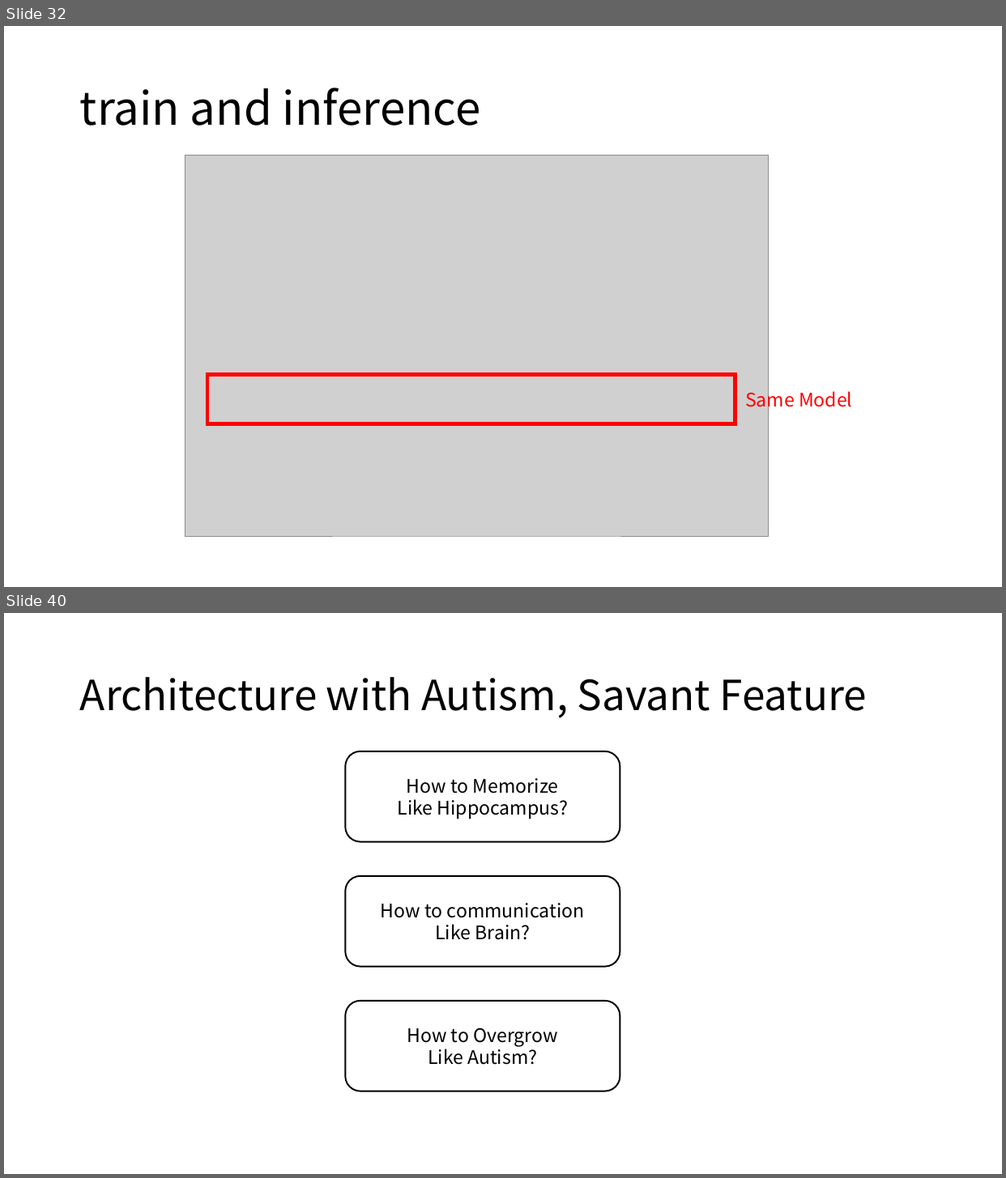
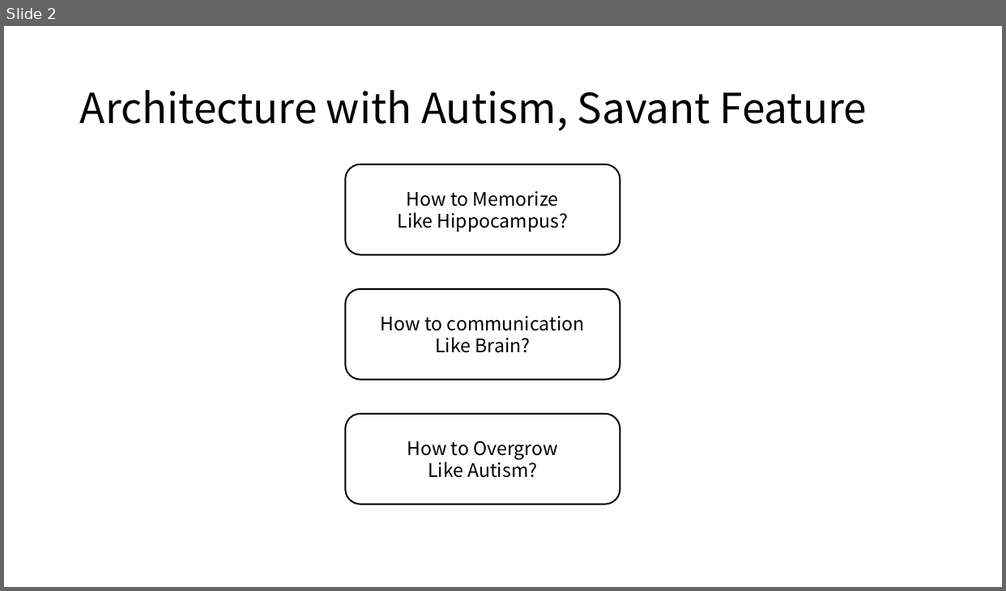
Before and after one commit to topaz11100/PROGRESS, a slide deck: 2_0729/0729_progress.pptx. Shown one above the other, each under a label of ours: slides 32 and 40 before the commit, slide 2 after it; the slides between them are not shown. The pictures are 1006x1178 and 1006x591 pixels, drawn with LibreOffice and Linux fonts; fonts in the diff are those of the drawing; grey boxes stand for pictures. Boxes give left, top, right and bottom in pixels: in the first picture for what was removed or moved away, otherwise in the second. Text is boxed around its words. In the diff, an @@ line names an element or a change of style, - is before the commit and + after.

```diff
--- a/2_0729/0729_progress.pptx
+++ b/2_0729/0729_progress.pptx
@@ slide 32 removed at [4, 26, 1002, 587], background #FFFFFF @@
@@ title removed at [80, 88, 481, 126] @@
-train and inference
@@ picture removed at [185, 156, 769, 536] @@
@@ frame removed at [206, 374, 736, 426] @@
@@ text removed at [745, 387, 852, 411] @@
-Same Model
@@ what was slide 40 is now slide 2 @@
```
Also in this commit, not shown: 8 slides added, 37 other slides removed, 26 other files.
